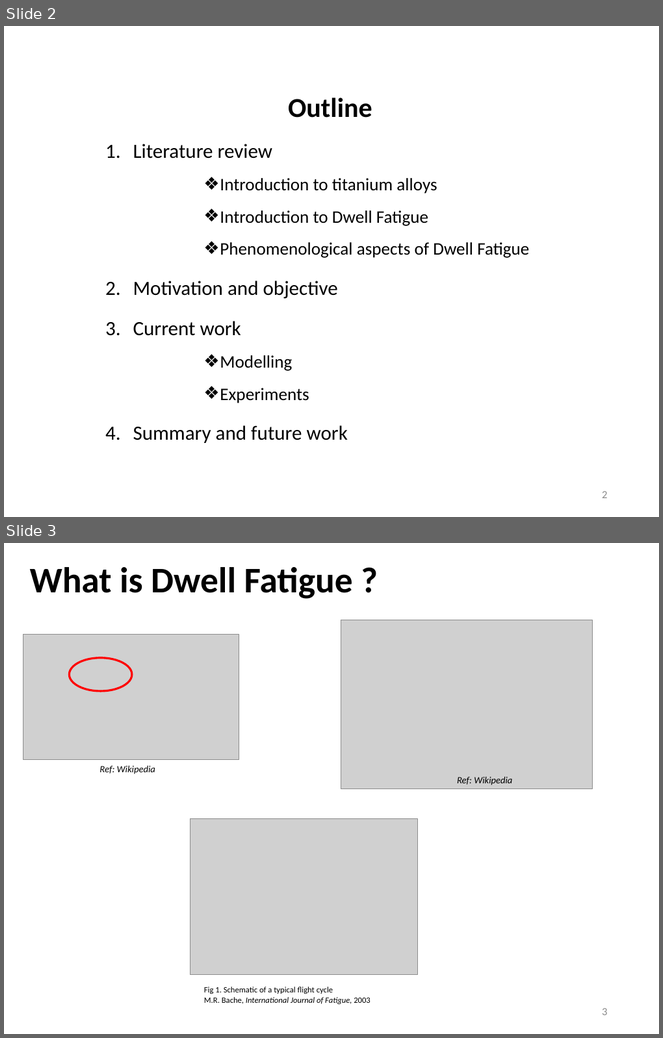
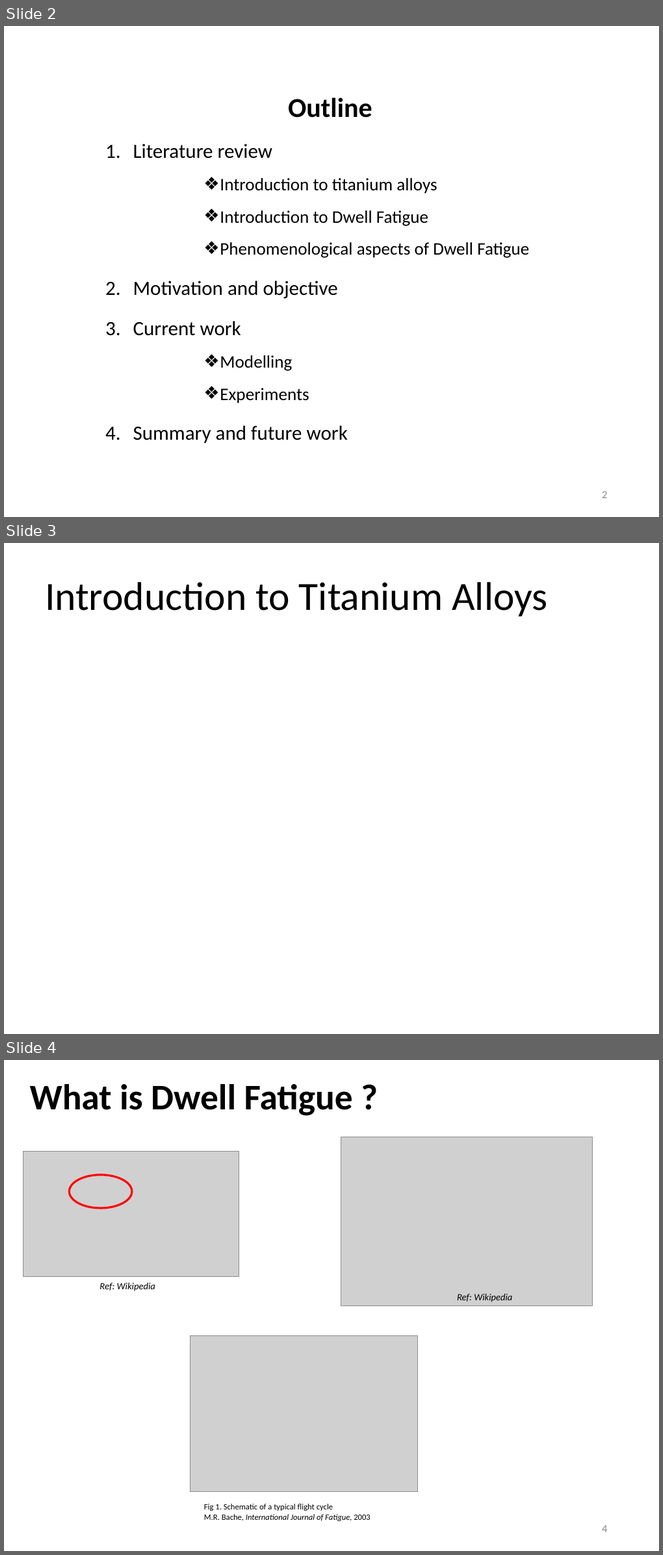
Before and after one commit to Sharanc25/Elements, a slide deck: Thesis/Comprehensive Exam/References/yazar.pptx. Shown one above the other, each under a label of ours: slides 2 and 3 before the commit, slides 2, 3 and 4 after it. The pictures are 663x1038 and 663x1555 pixels, drawn with LibreOffice and Linux fonts; fonts in the diff are those of the drawing; grey boxes stand for pictures. Boxes give left, top, right and bottom in pixels: in the first picture for what was removed or moved away, otherwise in the second. Text is boxed around its words. In the diff, an @@ line names an element or a change of style, - is before the commit and + after.

```diff
--- a/Thesis/Comprehensive Exam/References/yazar.pptx
+++ b/Thesis/Comprehensive Exam/References/yazar.pptx
@@ slide 3 added at (x1=4, y1=543, x2=659, y2=1034), background #FFFFFF @@
@@ title added at (x1=45, y1=582, x2=547, y2=616), 44 pt, text #000000 @@
+Introduction to Titanium Alloys
@@ what was slide 3 is now slide 4 @@
@@ page number at (x1=602, y1=1525, x2=607, y2=1533): text changed @@
-3
+4
```
Also in this commit, not shown: 1 slide changed, 1 slide removed.
